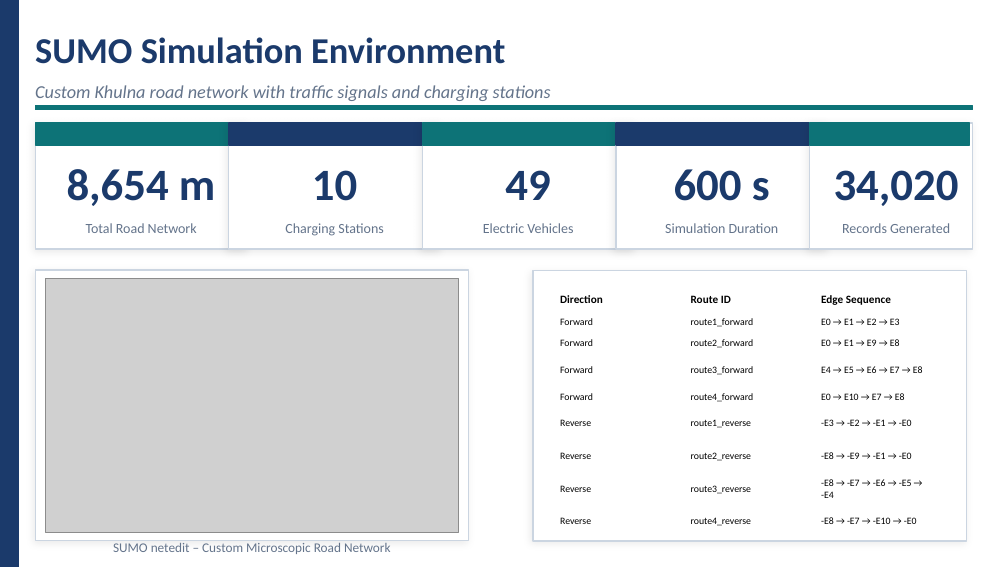
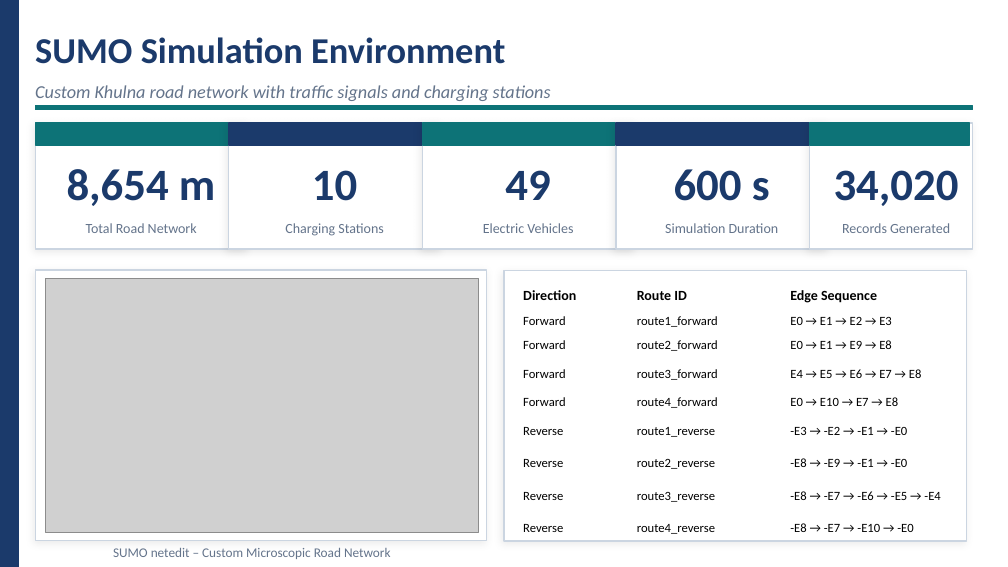
Before and after one commit to Rakesh01999/Research-Work-BPV, a slide deck: slide 8 of Thesis-Defense/defense/200112_Defense_Presentation.pptx. Drawn at 1008x567 pixels with LibreOffice and Linux fonts; fonts in the diff are those of the drawing; grey boxes stand for pictures. Boxes give left, top, right and bottom in pixels: in the first picture for what was removed or moved away, otherwise in the second. Text is boxed around its words. In the diff, an @@ line names an element or a change of style, - is before the commit and + after.

```diff
--- a/Thesis-Defense/defense/200112_Defense_Presentation.pptx
+++ b/Thesis-Defense/defense/200112_Defense_Presentation.pptx
@@ rectangle: place and size @@
-rectangle at [35, 270, 469, 540]
+rectangle at [35, 270, 487, 540]
@@ picture: place and size @@
-picture at [45, 278, 459, 532]
+picture at [45, 278, 479, 532]
@@ rectangle: place and size @@
-rectangle at [533, 271, 967, 541]
+rectangle at [504, 271, 967, 541]
@@ table at [514, 282, 953, 543] @@
@@ size 8 to 10 pt in "Direction", "Route ID", "Edge Sequence" @@
@@ size 7 to 9 pt @@
@@ table: place and size @@
-table at [551, 288, 941, 536]
+table at [514, 282, 953, 543]
@@ text "SUMO netedit – Custom Microscopic ...": place and size @@
-text "SUMO netedit – Custom Microscopic ..." at [113, 543, 391, 554]
+text "SUMO netedit – Custom Microscopic ..." at [113, 548, 391, 559]
```
Also in this commit, not shown: 1 other slide changed, 1 other file.
